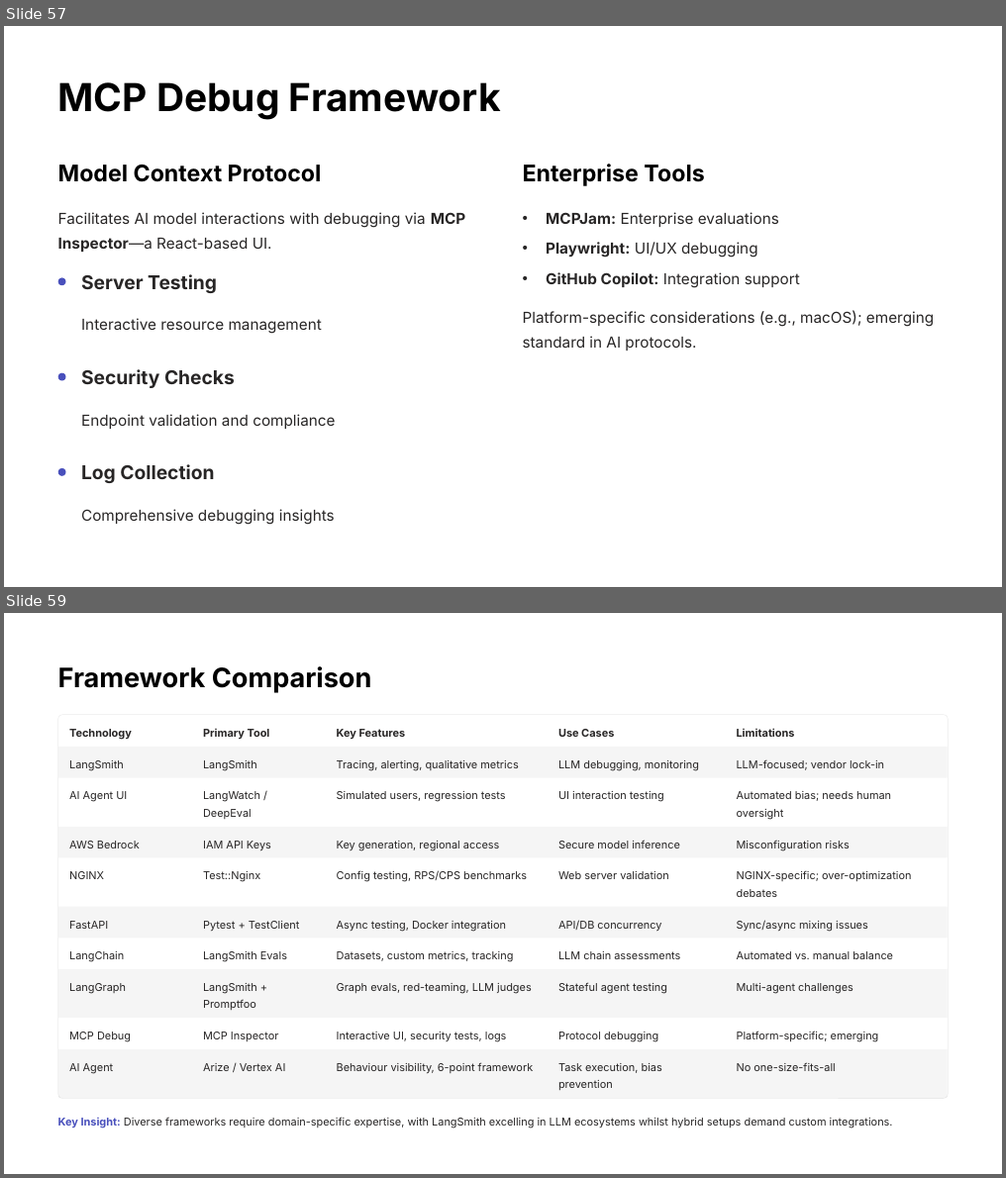
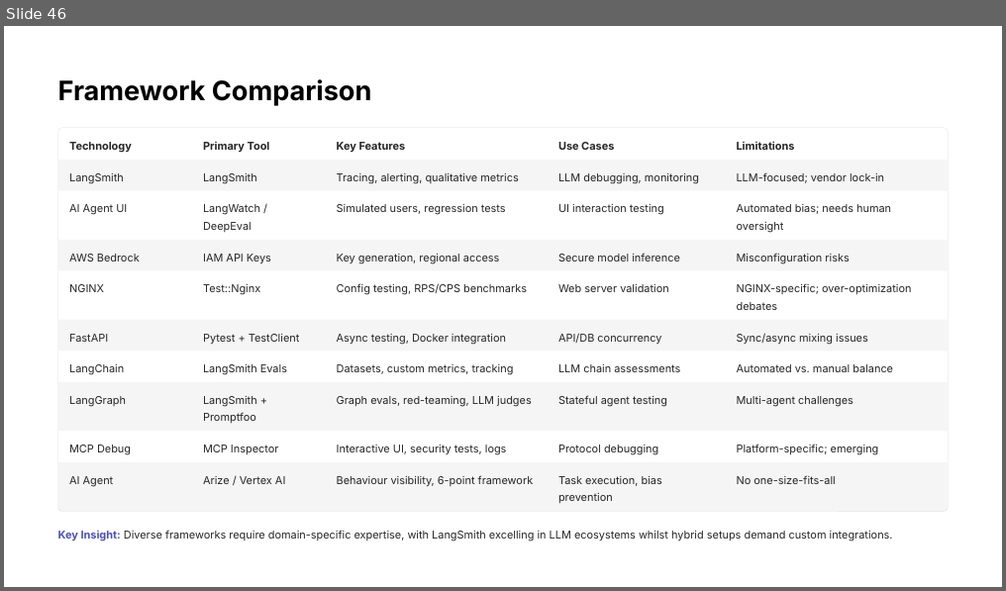
Before and after one commit to enoch-sit/proj01_chatbot_edu, a slide deck: week08/AI Agent Design III LangSmith-and-Evaluation-Frameworks.pptx. Shown one above the other, each under a label of ours: slides 57 and 59 before the commit, slide 46 after it; the slides between them are not shown. The pictures are 1006x1178 and 1006x591 pixels, drawn with LibreOffice and Linux fonts; fonts in the diff are those of the drawing. Boxes give left, top, right and bottom in pixels: in the first picture for what was removed or moved away, otherwise in the second. Text is boxed around its words. In the diff, an @@ line names an element or a change of style, - is before the commit and + after.

```diff
--- a/week08/AI Agent Design III LangSmith-and-Evaluation-Frameworks.pptx
+++ b/week08/AI Agent Design III LangSmith-and-Evaluation-Frameworks.pptx
@@ slide 57 removed at bbox=[4, 26, 1002, 587], background #000000; not listed: 1 template element that a slide beside it also shows @@
@@ text removed at bbox=[58, 82, 501, 120] @@
-MCP Debug Framework
@@ text removed at bbox=[58, 165, 322, 182] @@
-Model Context Protocol
@@ text removed at bbox=[523, 164, 704, 186] @@
-Enterprise Tools
@@ text removed at bbox=[58, 212, 465, 252] @@
-Facilitates AI model interactions with debugging via MCP Inspector—a React-based UI.
@@ text removed at bbox=[546, 212, 779, 227] @@
-• MCPJam: Enterprise evaluations
@@ text removed at bbox=[546, 242, 758, 258] @@
-• Playwright: UI/UX debugging
@@ rounded rectangle removed at bbox=[58, 278, 65, 285] @@
@@ text removed at bbox=[81, 274, 217, 293] @@
-Server Testing
@@ text removed at bbox=[546, 273, 800, 288] @@
-• GitHub Copilot: Integration support
@@ text removed at bbox=[81, 318, 322, 334] @@
-Interactive resource management
@@ text removed at bbox=[523, 310, 934, 351] @@
-Platform-specific considerations (e.g., macOS); emerging standard in AI protocols.
@@ rounded rectangle removed at bbox=[58, 373, 65, 380] @@
@@ text removed at bbox=[81, 370, 235, 388] @@
-Security Checks
@@ text removed at bbox=[81, 414, 335, 429] @@
-Endpoint validation and compliance
@@ rounded rectangle removed at bbox=[58, 469, 65, 476] @@
@@ text removed at bbox=[81, 465, 214, 483] @@
-Log Collection
@@ text removed at bbox=[81, 509, 335, 525] @@
-Comprehensive debugging insights
@@ what was slide 59 is now slide 46 @@
```
Also in this commit, not shown: 10 slides changed, 1 slide added, 13 other slides removed, 28 other files.
